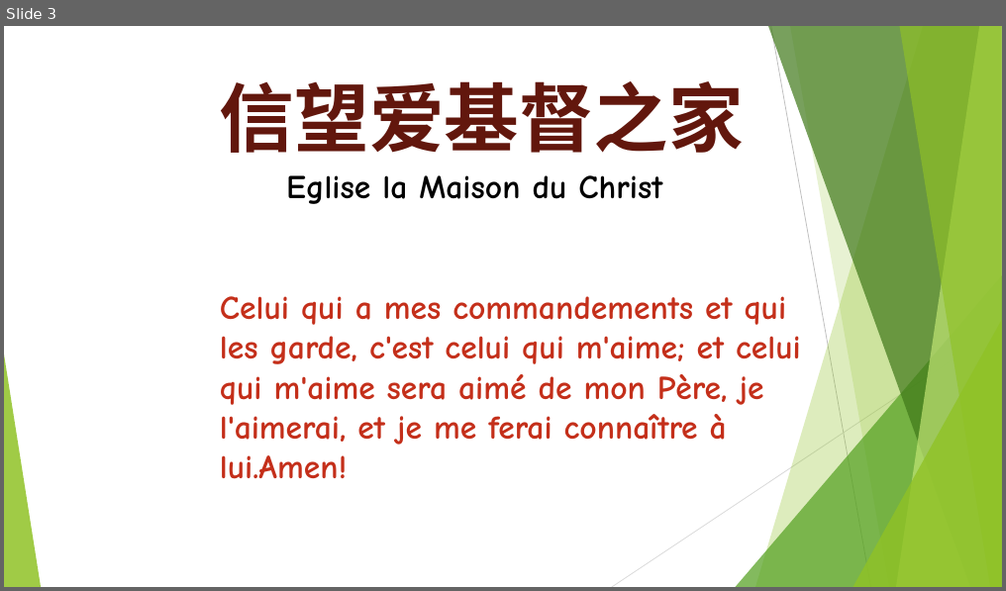
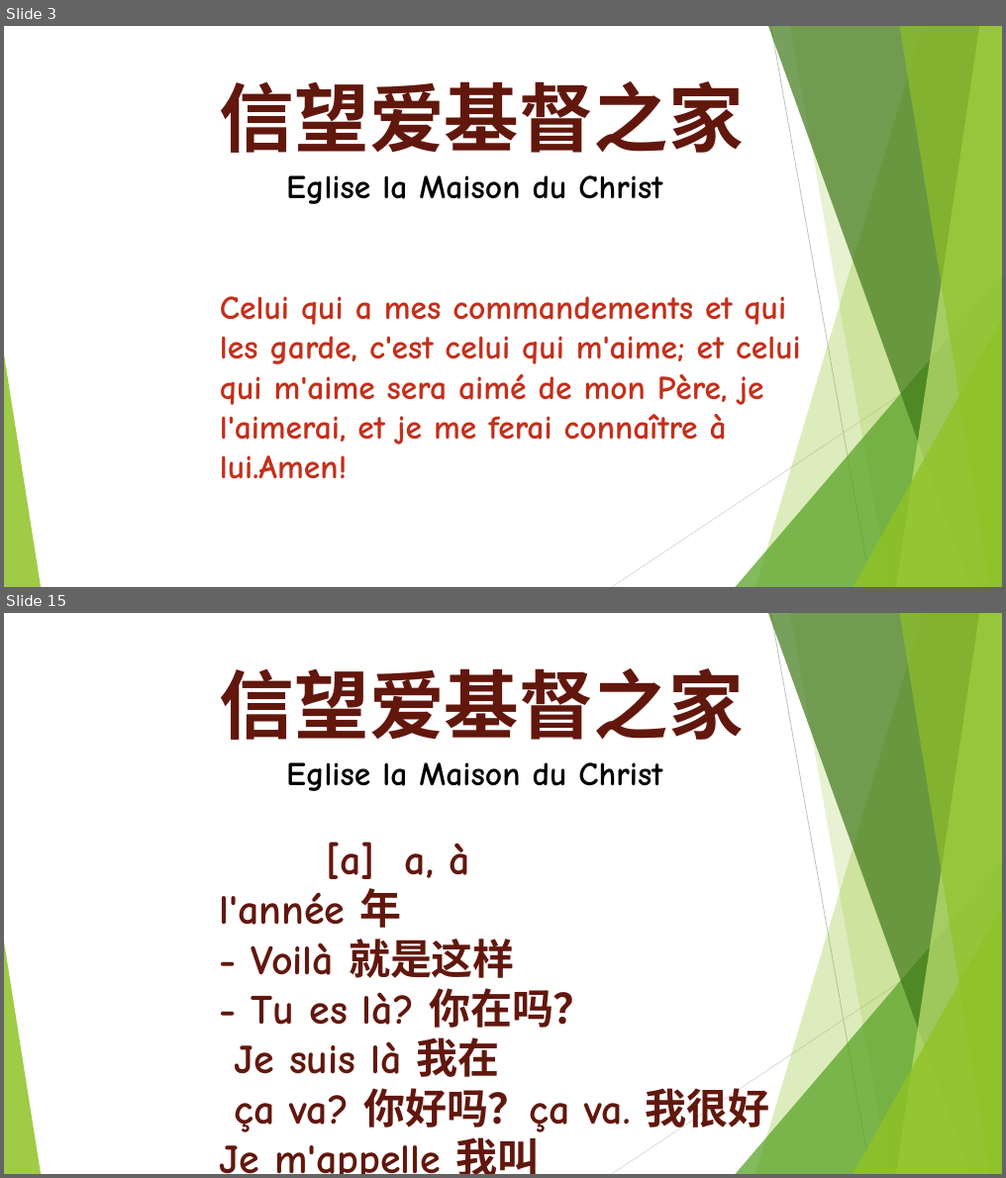
Before and after one commit to WANGZijian1994/SildePPT, a slide deck: 2026-02-22 法语课.pptx. Shown one above the other, each under a label of ours: slide 3 before the commit, slides 3 and 15 after it; the slides between them are not shown. The pictures are 1006x591 and 1006x1178 pixels, drawn with LibreOffice and Linux fonts; fonts in the diff are those of the drawing. Boxes give left, top, right and bottom in pixels: in the first picture for what was removed or moved away, otherwise in the second. Text is boxed around its words. In the diff, an @@ line names an element or a change of style, - is before the commit and + after.

```diff
--- a/2026-02-22 法语课.pptx
+++ b/2026-02-22 法语课.pptx
@@ slide 15 added at (4,613,1002,1174), background #FFFFFF; not listed: 10 template elements that a slide beside it also shows @@
@@ text added at (220,668,770,1174), 40 pt, text #62170D, bold @@
+信望爱基督之家
+Eglise la Maison du Christ
+[a] a, à
+l'année 年
+- Voilà 就是这样
+- Tu es là? 你在吗？
+Je suis là 我在
+ça va? 你好吗？ça va. 我很好
+Je m'appelle 我叫
```
Also in this commit, not shown: 22 other slides added, 3 other files.
